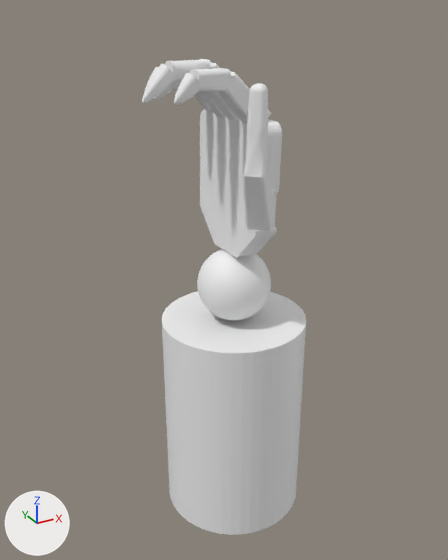
Renders of the glTF model sw2+mujoko+python/output/Hand_forearm/Hand_forearm_assembly.3dxml.glb from each side of a commit.
Both versions are drawn from a 50 mm camera at (0.555, -1.641, 1.238) aimed at (0.775, -1.241, 1.038). The axes (+X, +Y, +Z) are drawn at lower left. The lights are the same throughout. The older version comes first. Vertices at exactly the same position are counted once.

The first picture shows 'geometry_0'.
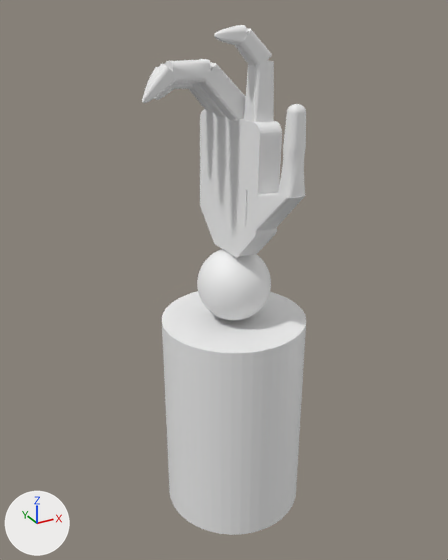
Location of each change, (x1, y1, x2, y2) in pixels of the pictures (448 x 560 px):
```json
{"object": "geometry_0", "change": "reshaped", "before": [142, 59, 306, 535], "after": [142, 25, 306, 535], "on screen": "7% taller"}
{"part": 1, "of": "me_geometry_0", "change": "added", "after": [278, 104, 306, 198]}
{"part": 2, "of": "me_geometry_0", "change": "added", "after": [214, 25, 247, 46]}
{"part": 3, "of": "me_geometry_0", "change": "added", "after": [246, 190, 306, 232]}
{"part": 4, "of": "me_geometry_0", "change": "added", "after": [235, 28, 272, 66]}
{"part": 5, "of": "me_geometry_0", "change": "added", "after": [244, 61, 274, 122]}
{"part": 6, "of": "me_geometry_0", "change": "deleted", "before": [243, 83, 268, 177]}
{"part": 7, "of": "me_geometry_0", "change": "deleted", "before": [174, 73, 200, 105]}
{"part": 8, "of": "me_geometry_0", "change": "deleted", "before": [190, 68, 230, 91]}
{"part": 9, "of": "me_geometry_0", "change": "cut back", "before": [154, 60, 277, 231], "after": [154, 60, 214, 111]}
```

Scene script edits in JSON lines:
```json
{"block": "me_geometry_0", "where": "# used by ob_geometry_0; location = (0.0, 0.0, 0.0)"}
{"op": "remove", "block": "me_geometry_0", "code": "me_geometry_0.from_pydata(...)  # 14039 vertices, 28014 faces; spans x 0.711..0.845, y -1.302..-1.179, z 0.822..1.206"}
{"op": "add", "block": "me_geometry_0", "code": "me_geometry_0.from_pydata(...)  # 12869 vertices, 25680 faces; spans x 0.711..0.845, y -1.318..-1.179, z 0.822..1.228"}
{"block": "me_geometry_0", "change": "me_geometry_0 part 1: a new loose piece of 2075 vertices spanning x 0.78..0.795, y -1.318..-1.304, z 1.124..1.183, in mat_defaultmaterial"}
{"block": "me_geometry_0", "change": "me_geometry_0 part 2: a new loose piece of 1135 vertices spanning x 0.754..0.774, y -1.272..-1.259, z 1.215..1.228, in mat_defaultmaterial"}
{"block": "me_geometry_0", "change": "me_geometry_0 part 3: a new loose piece of 390 vertices spanning x 0.777..0.796, y -1.318..-1.268, z 1.091..1.125, in mat_defaultmaterial"}
{"block": "me_geometry_0", "change": "me_geometry_0 part 4: a new loose piece of 144 vertices spanning x 0.77..0.794, y -1.273..-1.259, z 1.201..1.226, in mat_defaultmaterial"}
{"block": "me_geometry_0", "change": "me_geometry_0 part 5: a new loose piece of 112 vertices spanning x 0.78..0.796, y -1.274..-1.258, z 1.166..1.206, in mat_defaultmaterial"}
{"block": "me_geometry_0", "change": "me_geometry_0 part 6: the loose piece of 2323 vertices spanning x 0.761..0.779, y -1.302..-1.284, z 1.136..1.194 is deleted"}
{"block": "me_geometry_0", "change": "me_geometry_0 part 7: the loose piece of 1183 vertices spanning x 0.725..0.744, y -1.272..-1.259, z 1.181..1.2 is deleted"}
{"block": "me_geometry_0", "change": "me_geometry_0 part 8: the loose piece of 252 vertices spanning x 0.739..0.762, y -1.273..-1.259, z 1.188..1.202 is deleted"}
{"block": "me_geometry_0", "change": "me_geometry_0 part 9: 203 vertices moved within x 0.724..0.794, y -1.254..-1.203, z 1.161..1.206; 1272 vertices removed from x 0.726..0.798, y -1.302..-1.202, z 1.091..1.206; 4 vertices added at x 0.735..0.794, y -1.229..-1.221, z 1.172..1.203"}
```
